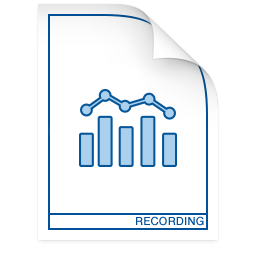
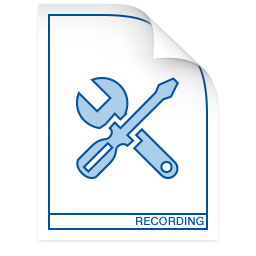
Comparing the layer stacks of the two 256 × 256 images. Changes:
added layer "Vector Smart Object" (1st of 4) above "Vector Smart Object" over (76, 77, 179, 179)
hid "Vector Smart Object" (2nd of 4) over (79, 89, 177, 167)
